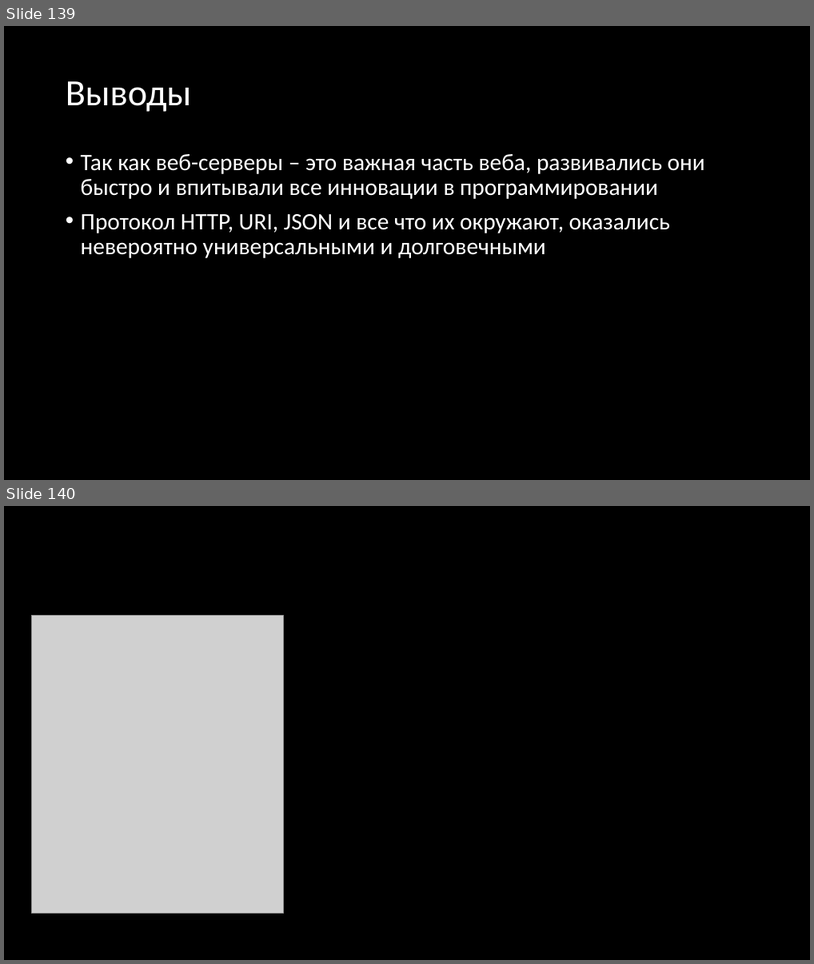
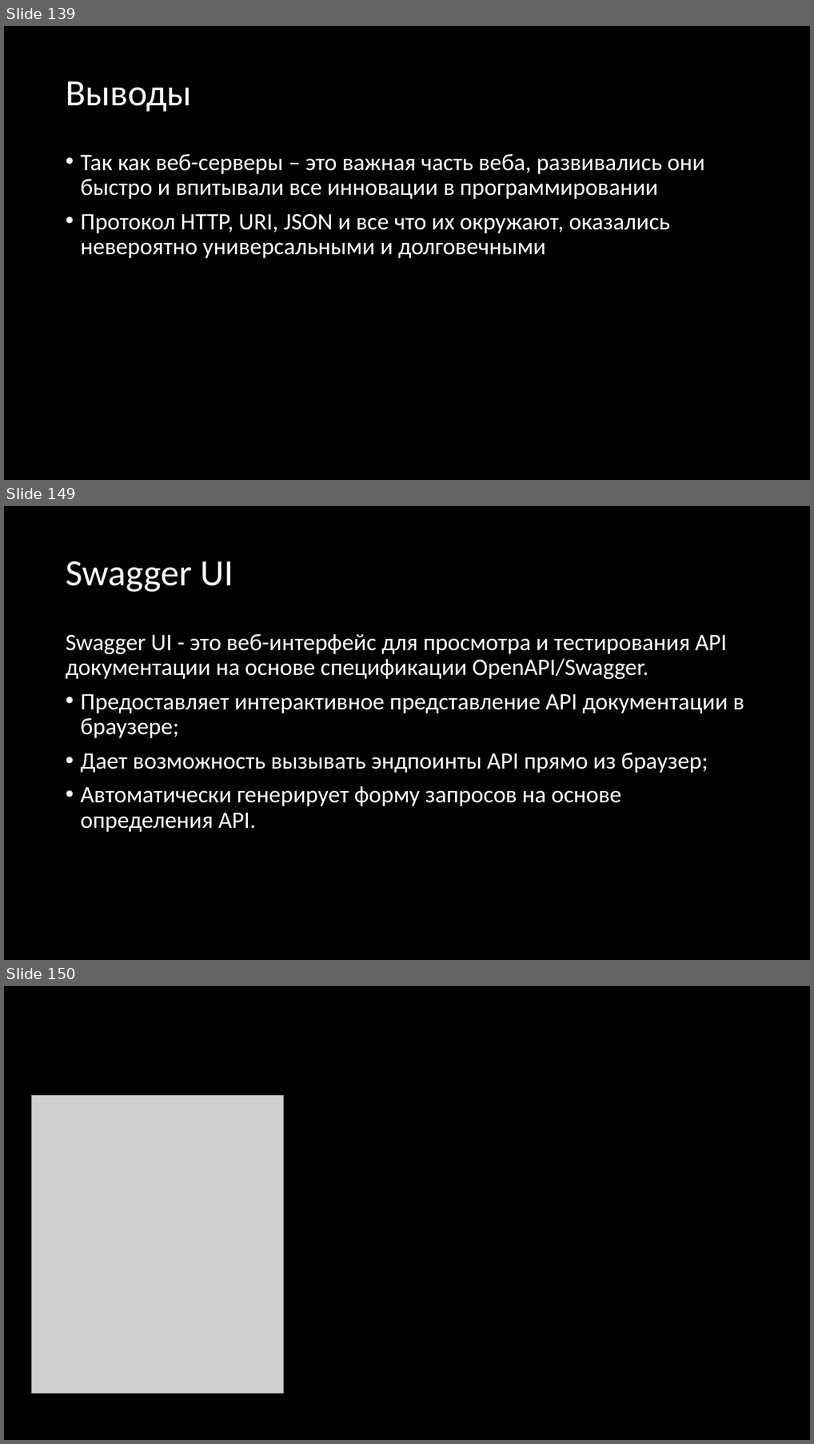
Before and after one commit to Gordon01/learn-rust, a slide deck: keynotes/Rust 2024.pptx. Shown one above the other, each under a label of ours: slides 139 and 140 before the commit, slides 139, 149 and 150 after it; the slides between them are not shown. The pictures are 814x964 and 814x1444 pixels, drawn with LibreOffice and Linux fonts; fonts in the diff are those of the drawing; grey boxes stand for pictures. Boxes give left, top, right and bottom in pixels: in the first picture for what was removed or moved away, otherwise in the second. Text is boxed around its words. In the diff, an @@ line names an element or a change of style, - is before the commit and + after.

```diff
--- a/keynotes/Rust 2024.pptx
+++ b/keynotes/Rust 2024.pptx
@@ slide 149 added at [4,506,810,960], background #000000 @@
@@ title added at [66,561,233,592], 44 pt, text #FFFFFF @@
+Swagger UI
@@ text added at [66,634,745,832], 28 pt, text #FFFFFF @@
+Swagger UI - это веб-интерфейс для просмотра и тестирования API документации на основе спецификации OpenAPI/Swagger.
+• Предоставляет интерактивное представление API документации в браузере;
+• Дает возможность вызывать эндпоинты API прямо из браузер;
+• Автоматически генерирует форму запросов на основе определения API.
@@ what was slide 140 is now slide 150 @@
```
Also in this commit, not shown: 1 slide changed, 9 other slides added.
